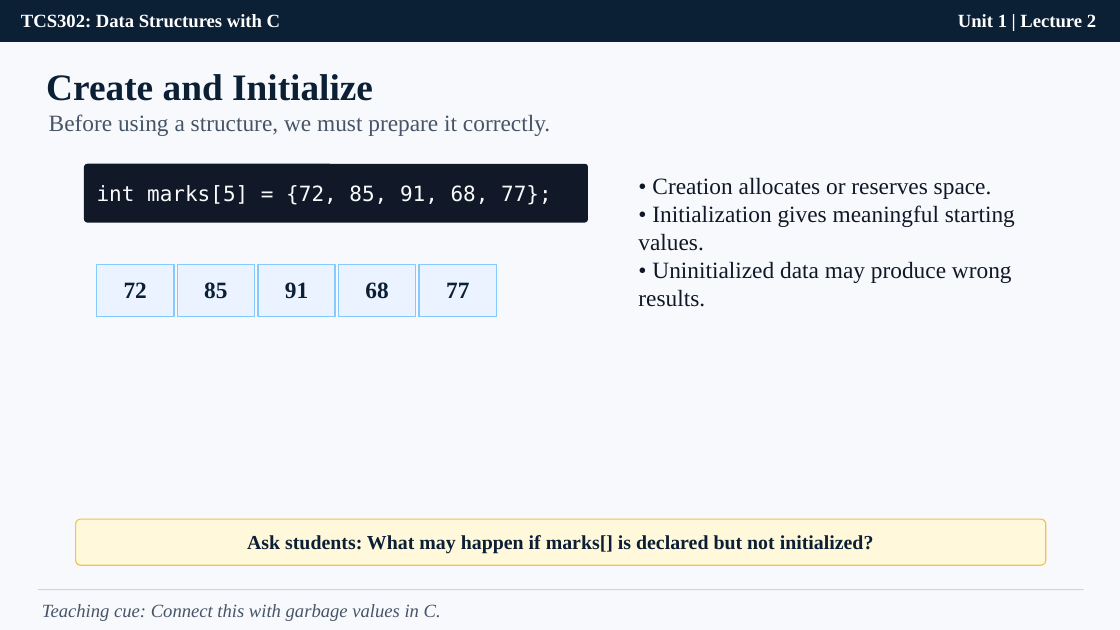
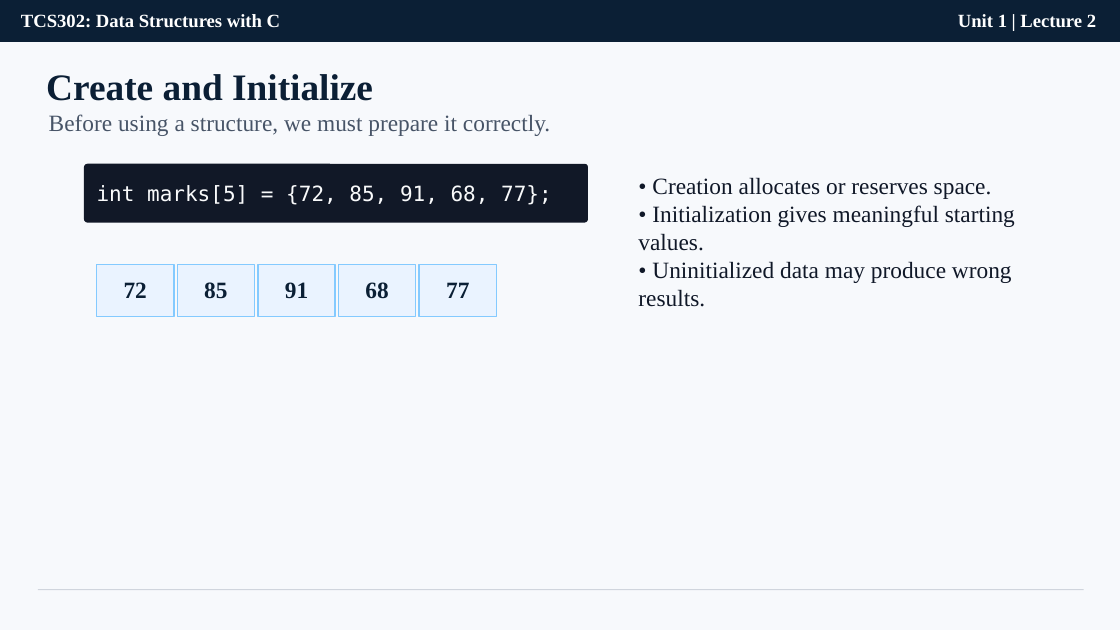
Before and after one commit to manojkaushik/manojkaushik.github.io, a slide deck: slide 5 of assets/TCS302/Unit-1/Lecture2_Data_Structure_Operations_ADT_Teaching_Style.pptx. Drawn at 1120x630 pixels with LibreOffice and Linux fonts; fonts in the diff are those of the drawing. Boxes give left, top, right and bottom in pixels: in the first picture for what was removed or moved away, otherwise in the second. Text is boxed around its words. In the diff, an @@ line names an element or a change of style, - is before the commit and + after.

```diff
--- a/assets/TCS302/Unit-1/Lecture2_Data_Structure_Operations_ADT_Teaching_Style.pptx
+++ b/assets/TCS302/Unit-1/Lecture2_Data_Structure_Operations_ADT_Teaching_Style.pptx
@@ rounded rectangle removed at (76,519,1046,565) @@
@@ text removed at (247,535,874,554) @@
-Ask students: What may happen if marks[] is declared but not initialized?
@@ text removed at (42,604,441,621) @@
-Teaching cue: Connect this with garbage values in C.
```
Also in this commit, not shown: 13 other slides changed, 2 slides removed, 46 other files.
